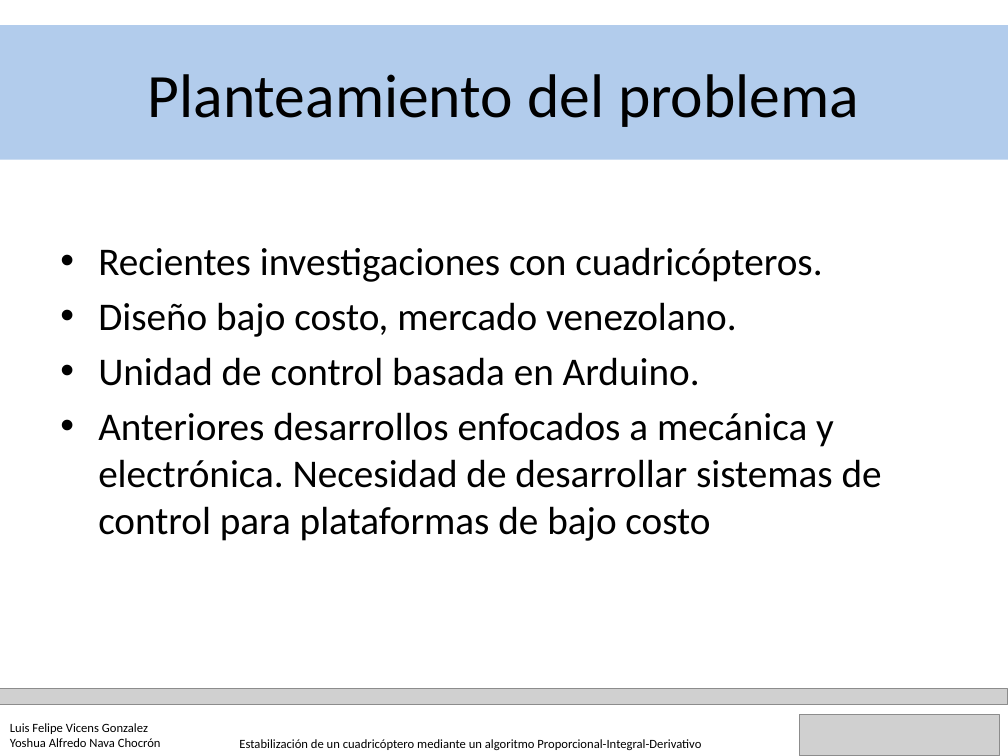
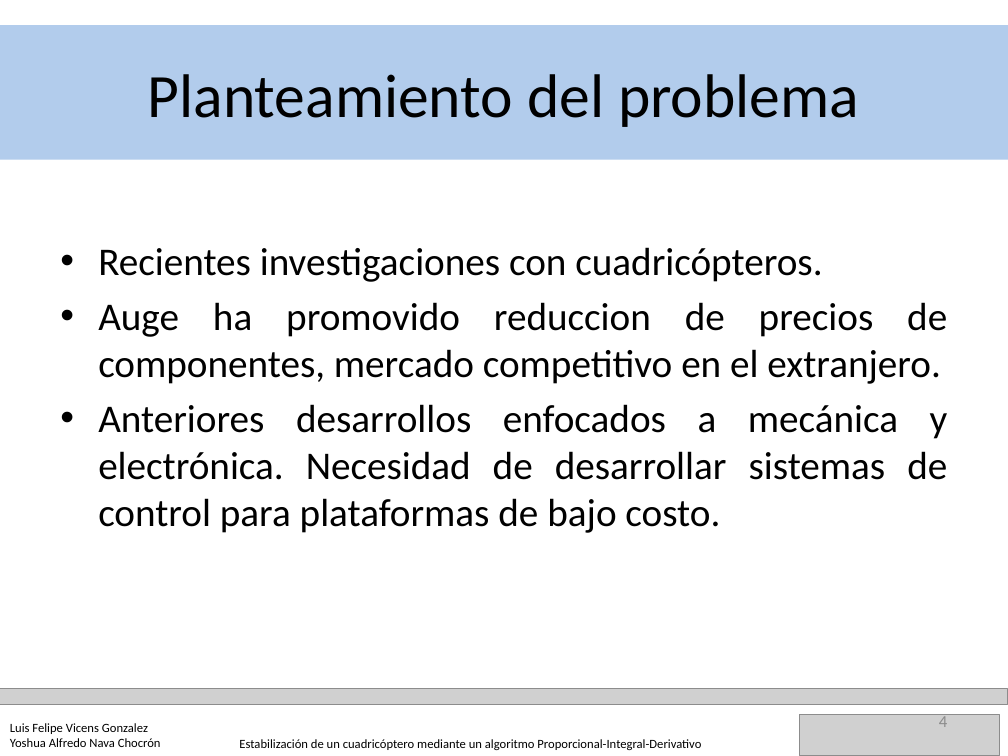
Before and after one commit to YoshuaNava/TesisCuadricoptero, a slide deck: slide 4 of Documento/Defensa TEG animaciones.pptx. Drawn at 1008x756 pixels with LibreOffice and Linux fonts; fonts in the diff are those of the drawing; grey boxes stand for pictures. Boxes give left, top, right and bottom in pixels: in the first picture for what was removed or moved away, otherwise in the second. Text is boxed around its words. In the diff, an @@ line names an element or a change of style, - is before the commit and + after.

```diff
--- a/Documento/Defensa TEG animaciones.pptx
+++ b/Documento/Defensa TEG animaciones.pptx
@@ text at [98,302,948,533]: text changed @@
-• Diseño bajo costo, mercado venezolano.
-• Unidad de control basada en Arduino.
-• Anteriores desarrollos enfocados a mecánica y electrónica. Necesidad de desarrollar sistemas de control para plataformas de bajo costo
+• Auge ha promovido reduccion de precios de componentes, mercado competitivo en el extranjero.
+• Anteriores desarrollos enfocados a mecánica y electrónica. Necesidad de desarrollar sistemas de control para plataformas de bajo costo.
@@ page number added at [939,714,947,727], 12 pt, text #8C8C8C @@
+4
```
Also in this commit, not shown: 22 other slides changed, 4 other files.
